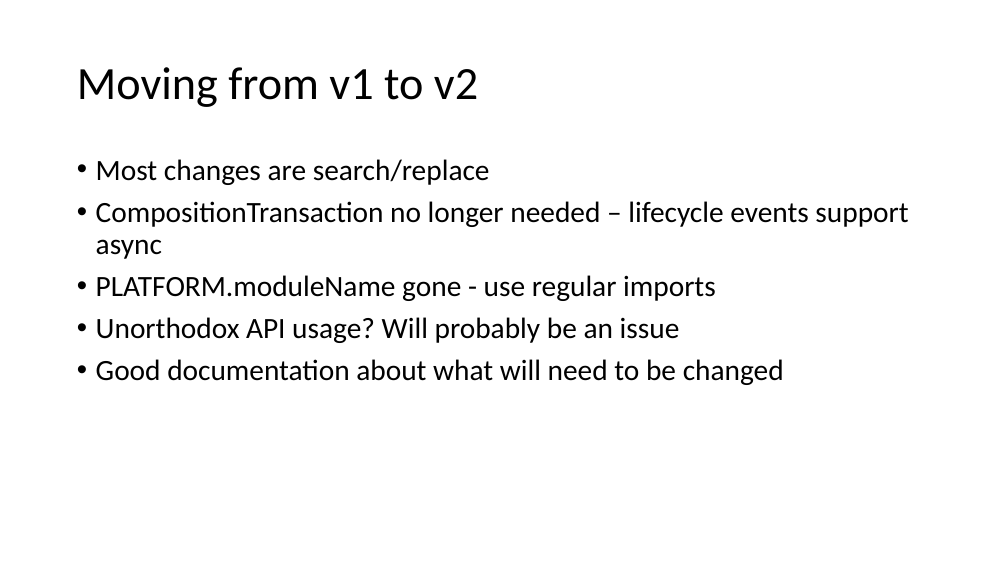
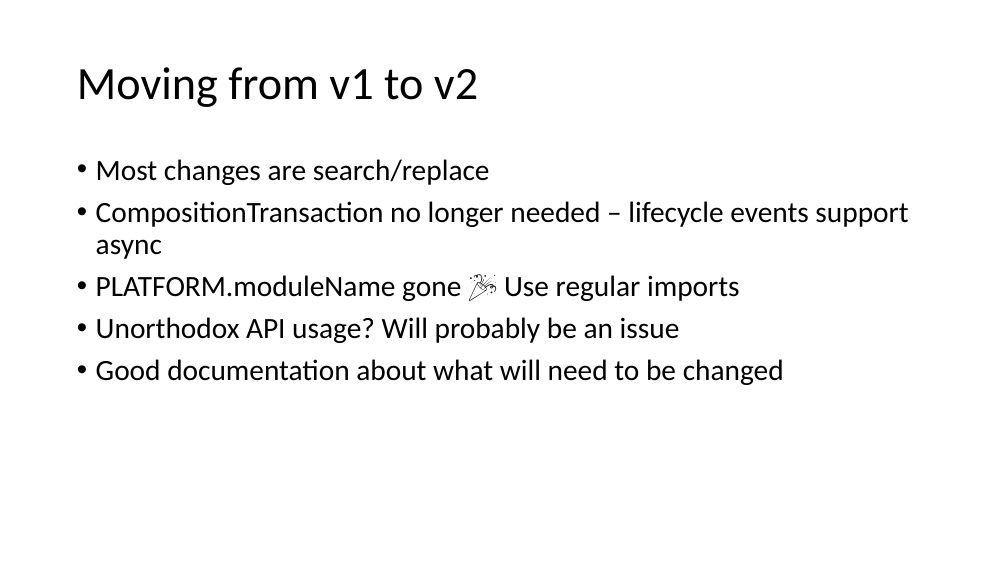
Before and after one commit to mobilemancer/aurelia2-demos, a slide deck: slide 52 of Presentations/Aurelia2 The new Hotness.pptx (slide 51 before the commit). Drawn at 1008x567 pixels with LibreOffice and Linux fonts; fonts in the diff are those of the drawing. Boxes give left, top, right and bottom in pixels: in the first picture for what was removed or moved away, otherwise in the second. Text is boxed around its words. In the diff, an @@ line names an element or a change of style, - is before the commit and + after.

```diff
--- a/Presentations/Aurelia2 The new Hotness.pptx
+++ b/Presentations/Aurelia2 The new Hotness.pptx
@@ text at [96,275,740,301]: text changed @@
-• PLATFORM.moduleName gone - use regular imports
+• PLATFORM.moduleName gone 🎉 Use regular imports
```
Also in this commit, not shown: 14 other slides changed, 1 slide added, 1 other file.
